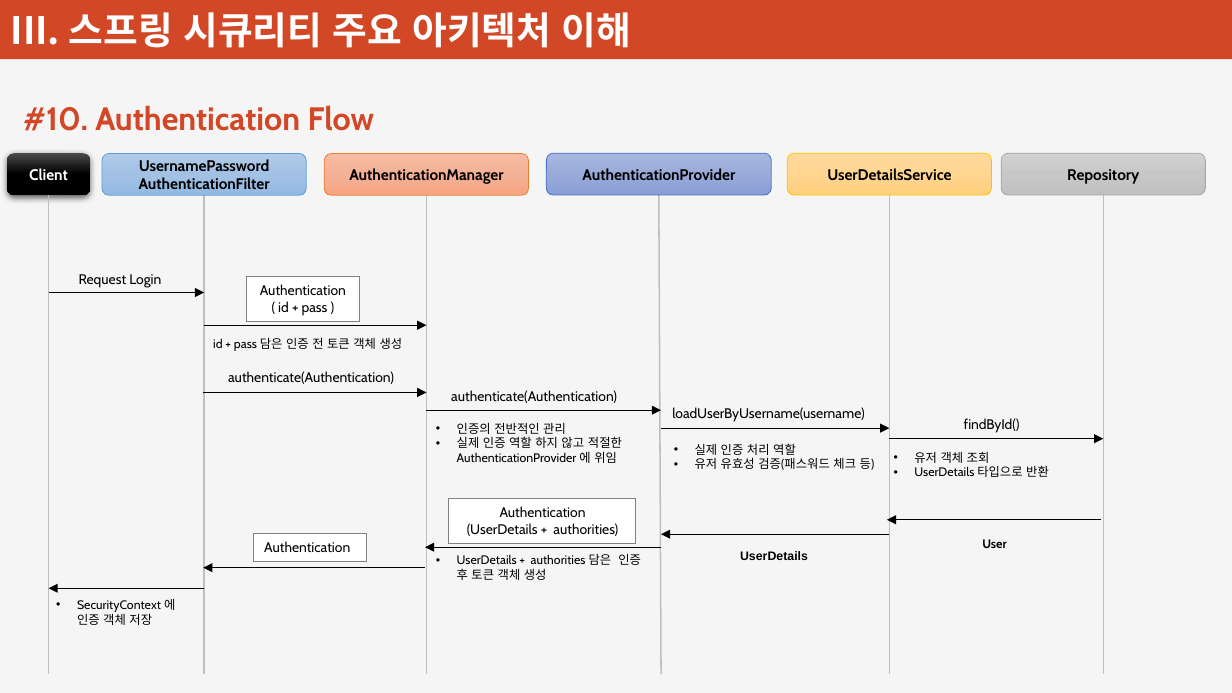
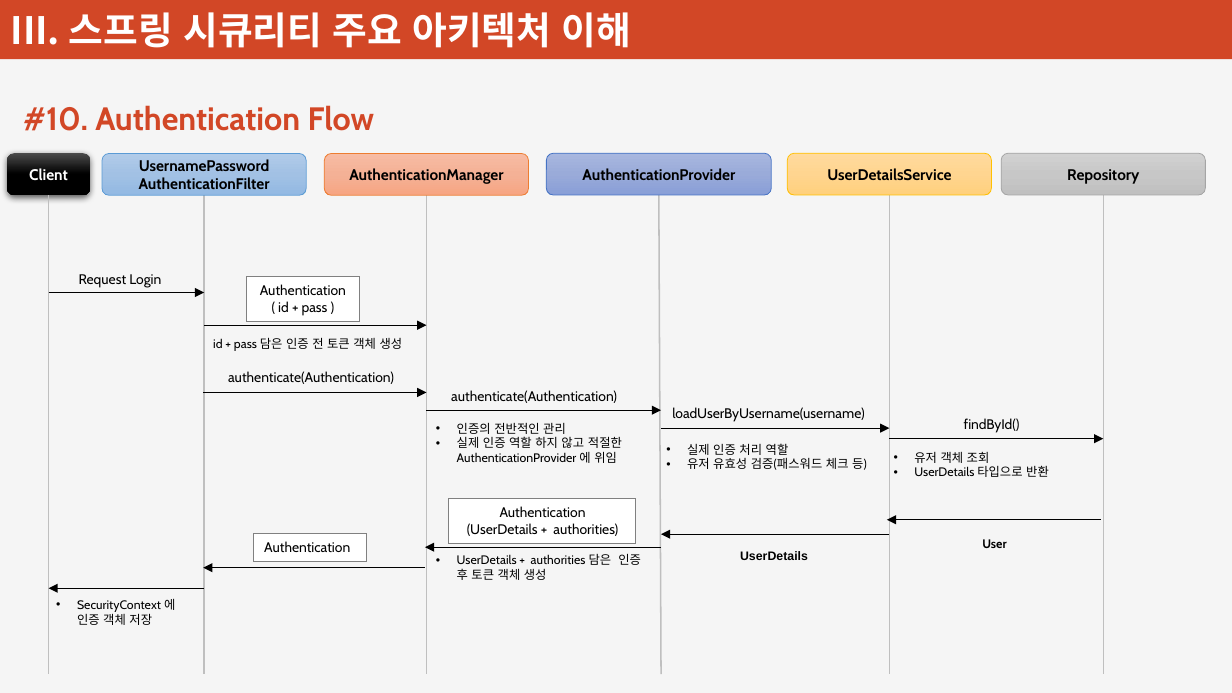
Before and after one commit to redcarrot1/Spring-Security, a slide deck: slide 77 of 강의안.pptx. Drawn at 1232x693 pixels with LibreOffice and Linux fonts; fonts in the diff are those of the drawing. Boxes give left, top, right and bottom in pixels: in the first picture for what was removed or moved away, otherwise in the second. Text is boxed around its words. In the diff, an @@ line names an element or a change of style, - is before the commit and + after.

```diff
--- a/강의안.pptx
+++ b/강의안.pptx
@@ text "실제 인증 처리 역할": place and size @@
-text "실제 인증 처리 역할" at (695, 443, 875, 470)
+text "실제 인증 처리 역할" at (687, 443, 867, 470)
```
Also in this commit, not shown: 5 other files.
